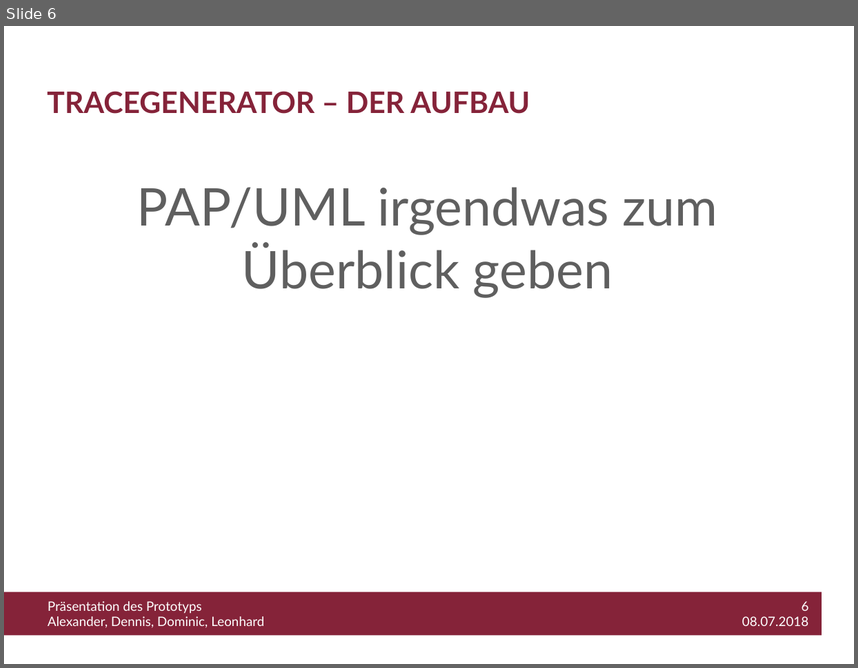
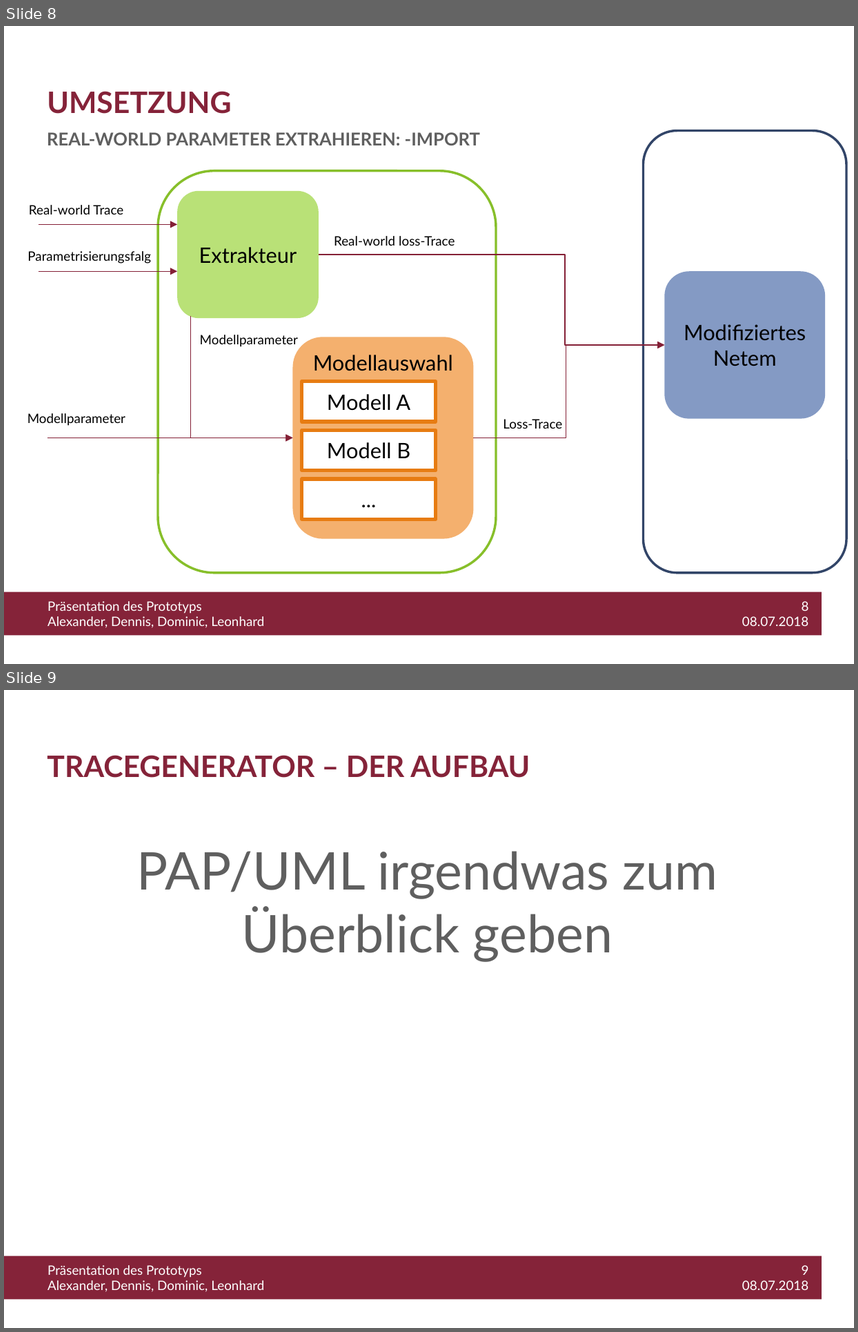
Before and after one commit to WiLEProjekt/Prototyp, a slide deck: Prototyp_Präsentation.pptx. Shown one above the other, each under a label of ours: slide 6 before the commit, slides 8 and 9 after it. The pictures are 858x668 and 858x1332 pixels, drawn with LibreOffice and Linux fonts; fonts in the diff are those of the drawing; background and template pictures are left out. Boxes give left, top, right and bottom in pixels: in the first picture for what was removed or moved away, otherwise in the second. Text is boxed around its words. In the diff, an @@ line names an element or a change of style, - is before the commit and + after.

```diff
--- a/Prototyp_Präsentation.pptx
+++ b/Prototyp_Präsentation.pptx
@@ slide 8 added at (x1=4, y1=26, x2=854, y2=664), background #FFFFFF; not listed: 3 template elements that a slide beside it also shows @@
@@ title added at (x1=47, y1=91, x2=231, y2=114), 25 pt, text #852339, bold @@
+UMSETZUNG
@@ text added at (x1=47, y1=132, x2=480, y2=145), 15 pt, text #5F5F5F, bold @@
+REAL-WORLD PARAMETER EXTRAHIEREN: -IMPORT
@@ rounded rectangle added at (x1=643, y1=131, x2=846, y2=572), outline #324568 2 pt @@
@@ rounded rectangle added at (x1=158, y1=170, x2=496, y2=572), fill #FFFFFF, outline #87BF2A 2 pt @@
@@ rounded rectangle added at (x1=177, y1=191, x2=319, y2=319), fill #B9E177, 18 pt, text #000000 @@
+Extrakteur
@@ text added at (x1=29, y1=205, x2=123, y2=214), 11 pt, text #000000 @@
+Real-world Trace
@@ arrow added from (39, 224) to (177, 224), #842036 0.75 pt @@
@@ text added at (x1=27, y1=251, x2=151, y2=263), 11 pt, text #000000 @@
+Parametrisierungsfalg
@@ text added at (x1=334, y1=236, x2=455, y2=245), 11 pt, text #000000 @@
+Real-world loss-Trace
@@ arrow added from (39, 271) to (177, 271), #842036 0.75 pt @@
@@ elbow arrow added from (319, 254) to (664, 345), #842036 0.75 pt @@
@@ rounded rectangle added at (x1=664, y1=271, x2=825, y2=418), fill #849AC4, 18 pt, text #000000 @@
+Modifiziertes Netem
@@ elbow arrow added from (191, 316) to (293, 437), #842036 0.75 pt @@
@@ text added at (x1=200, y1=334, x2=298, y2=347), 11 pt, text #000000 @@
+Modellparameter
@@ rounded rectangle added at (x1=293, y1=337, x2=474, y2=539), fill #F4B06E, 18 pt, text #000000 @@
+Modellauswahl
@@ elbow arrow added from (473, 437) to (664, 345), #842036 0.75 pt @@
@@ rectangle added at (x1=301, y1=381, x2=435, y2=421), fill #FFFFFF, outline #E77C12 3 pt, 18 pt, text #000000 @@
+Modell A
@@ text added at (x1=27, y1=413, x2=125, y2=426), 11 pt, text #000000 @@
+Modellparameter
@@ text added at (x1=503, y1=419, x2=562, y2=428), 11 pt, text #000000 @@
+Loss-Trace
@@ arrow added from (47, 437) to (293, 437), #842036 0.75 pt @@
@@ rectangle added at (x1=301, y1=430, x2=435, y2=470), fill #FFFFFF, outline #E77C12 3 pt, 18 pt, text #000000 @@
+Modell B
@@ rectangle added at (x1=301, y1=478, x2=435, y2=518), fill #FFFFFF, outline #E77C12 3 pt, 18 pt, text #000000 @@
+...
@@ what was slide 6 is now slide 9 @@
@@ text at (x1=742, y1=1265, x2=809, y2=1290): text changed @@
-6
-08.07.2018
+9
+08.07.2018
```
Also in this commit, not shown: 1 slide changed, 2 other slides added.
